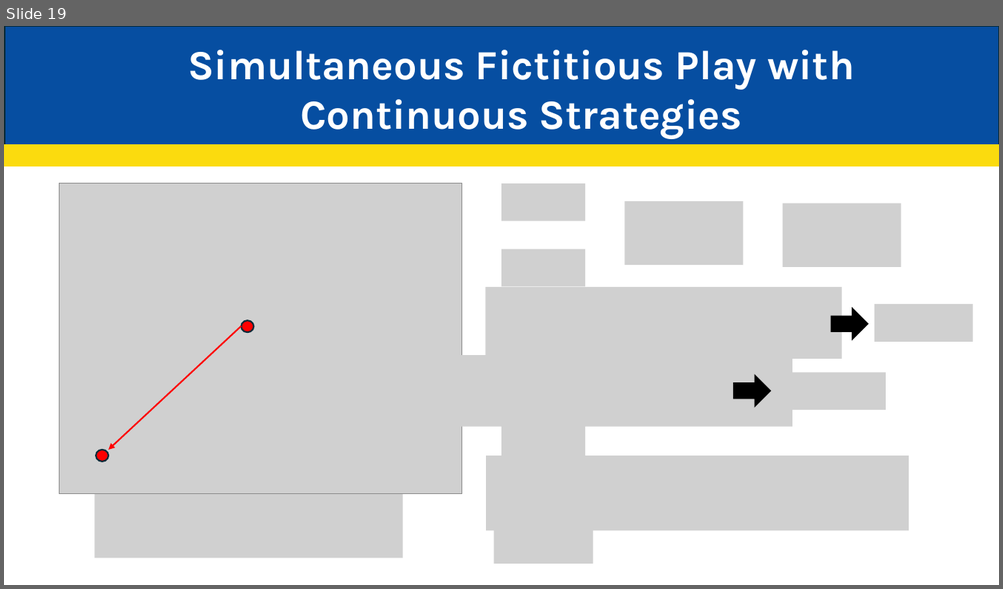
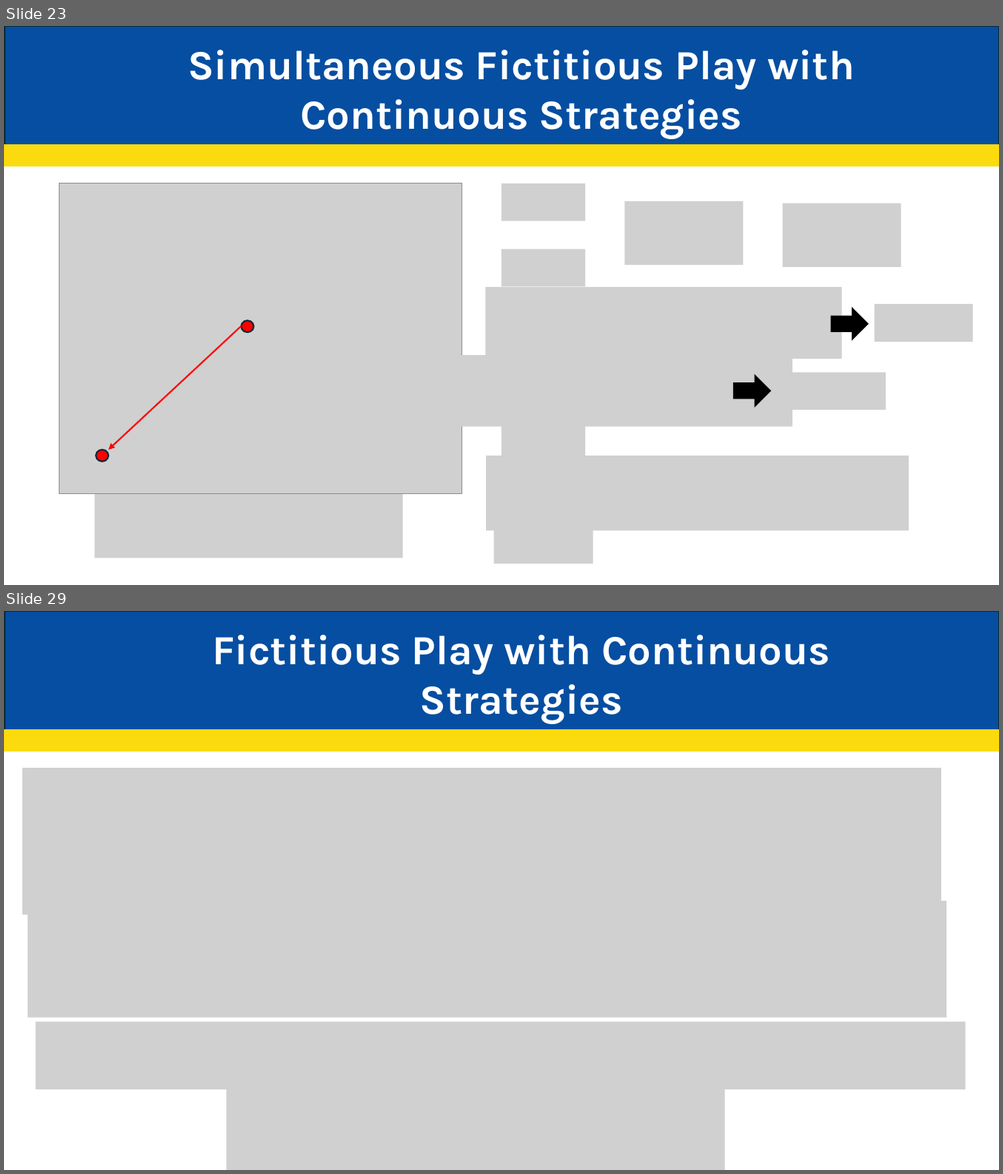
Before and after one commit to JakeCisc210/Candidacy, a slide deck: Reading Course/Presentations/Game Theory Nine.pptx. Shown one above the other, each under a label of ours: slide 19 before the commit, slides 23 and 29 after it; the slides between them are not shown. The pictures are 1003x589 and 1003x1174 pixels, drawn with LibreOffice and Linux fonts; fonts in the diff are those of the drawing; grey boxes stand for pictures. Boxes give left, top, right and bottom in pixels: in the first picture for what was removed or moved away, otherwise in the second. Text is boxed around its words. In the diff, an @@ line names an element or a change of style, - is before the commit and + after.

```diff
--- a/Reading Course/Presentations/Game Theory Nine.pptx
+++ b/Reading Course/Presentations/Game Theory Nine.pptx
@@ slide 29 added at (4,611,999,1170), background #FFFFFF @@
@@ rectangle added at (5,611,999,730), fill #064EA1, outline #092A39 1.5 pt @@
@@ text added at (212,635,830,724), 40 pt, text #FFFFFF, bold @@
+Fictitious Play with Continuous Strategies
@@ rectangle added at (4,730,999,751), fill #FBDB0E, outline #FBDB0E 1.5 pt @@
@@ picture added at (22,769,940,915) @@
@@ picture added at (28,901,946,1017) @@
@@ picture added at (35,1022,965,1090) @@
@@ picture added at (226,1084,725,1170) @@
@@ what was slide 19 is now slide 23 @@
```
Also in this commit, not shown: 2 slides changed, 11 other slides added, 5 other files.
